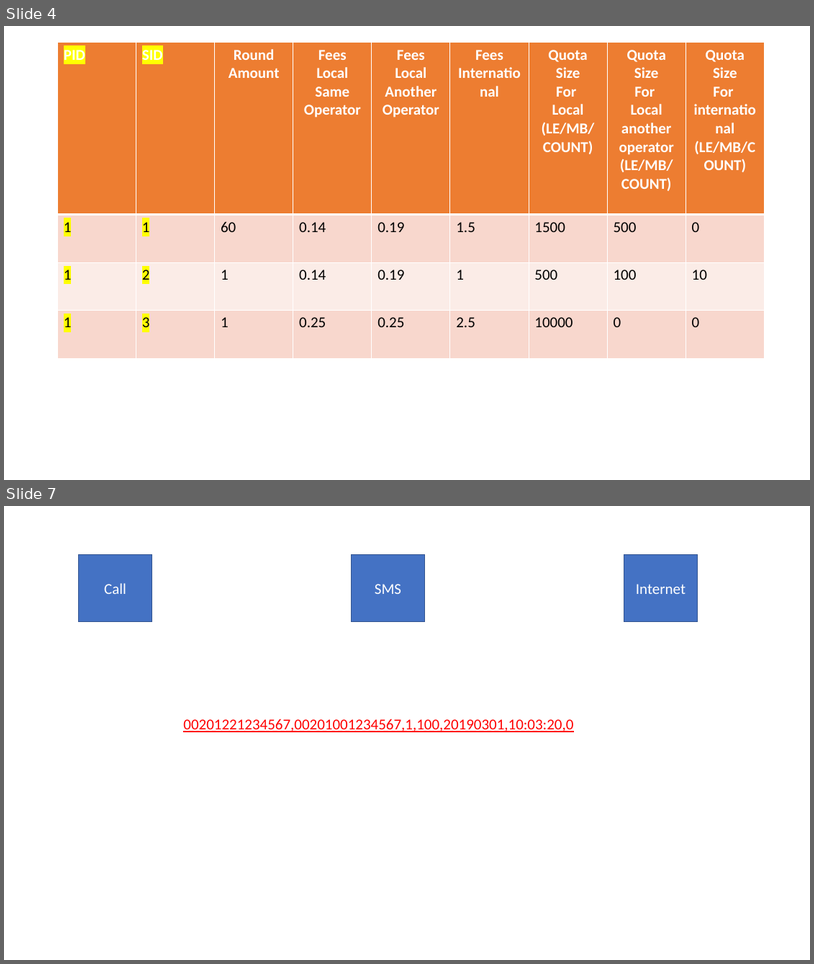
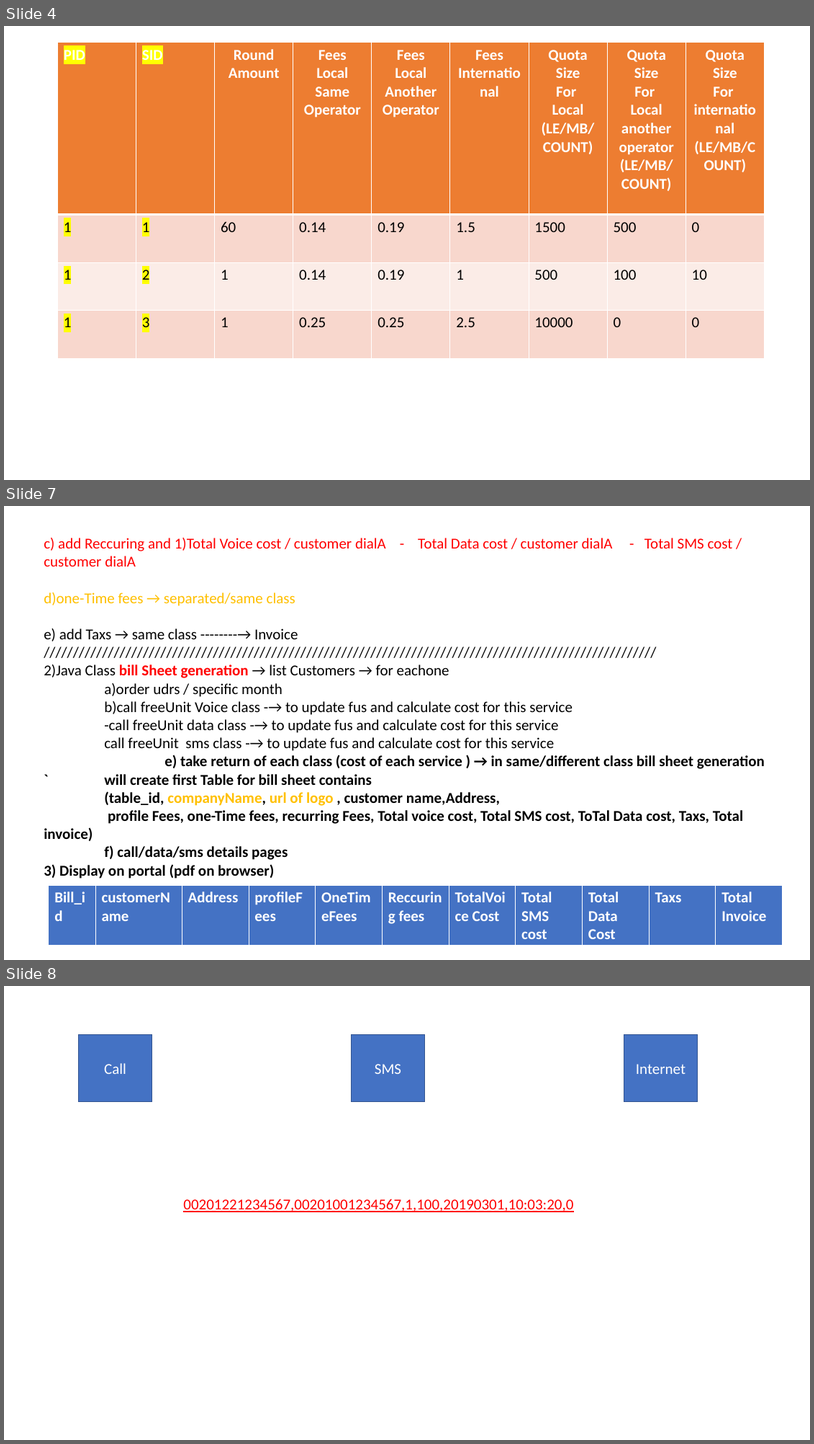
Before and after one commit to qazs13/Billing-Project, a slide deck: Database Documentation/Database Documentation.pptx. Shown one above the other, each under a label of ours: slides 4 and 7 before the commit, slides 4, 7 and 8 after it; the slides between them are not shown. The pictures are 814x964 and 814x1444 pixels, drawn with LibreOffice and Linux fonts; fonts in the diff are those of the drawing. Boxes give left, top, right and bottom in pixels: in the first picture for what was removed or moved away, otherwise in the second. Text is boxed around its words. In the diff, an @@ line names an element or a change of style, - is before the commit and + after.

Commit message:
Voice cost calculation & add new table in  DB document

```diff
--- a/Database Documentation/Database Documentation.pptx
+++ b/Database Documentation/Database Documentation.pptx
@@ slide 7 added at [4,506,810,960], background #FFFFFF @@
@@ text added at [44,538,765,878], 18 pt, text #000000 @@
+c) add Reccuring and 1)Total Voice cost / customer dialA - Total Data cost / customer dialA - Total SMS cost / customer dialA
+d)one-Time fees → separated/same class
+e) add Taxs → same class --------→ Invoice
+/////////////////////////////////////////////////////////////////////////////////////////////////////////
+2)Java Class bill Sheet generation → list Customers → for eachone
+a)order udrs / specific month
+b)call freeUnit Voice class -→ to update fus and calculate cost for this service
+-call freeUnit data class -→ to update fus and calculate cost for this service
+call freeUnit sms class -→ to update fus and calculate cost for this service
+e) take return of each class (cost of each service ) → in same/different class bill sheet generation
+` will create first Table for bill sheet contains
+(table_id, companyName, url of logo , customer name,Address,
+profile Fees, one-Time fees, recurring Fees, Total voice cost, Total SMS cost, ToTal Data cost, Taxs, Total invoice)
+f) call/data/sms details pages
+3) Display on portal (pdf on browser)
@@ table added at [49,885,782,946], 1 rows, 11 columns @@
+Bill_id | customerName | Address | profileFees | OneTimeFees | Reccuring fees | TotalVoice Cost | Total SMS cost | Total Data Cost | Taxs | Total Invoice
@@ what was slide 7 is now slide 8 @@
```
Also in this commit, not shown: 2 slides changed, 7 other files.
